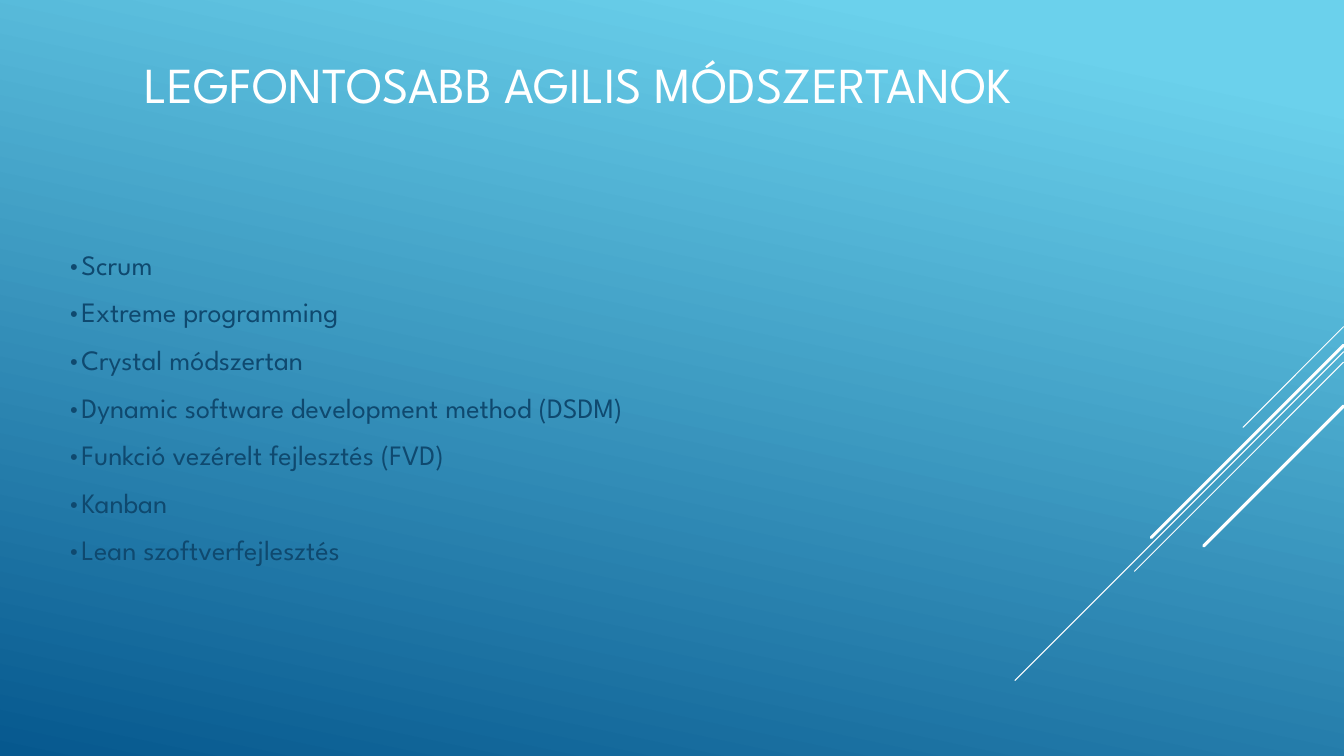
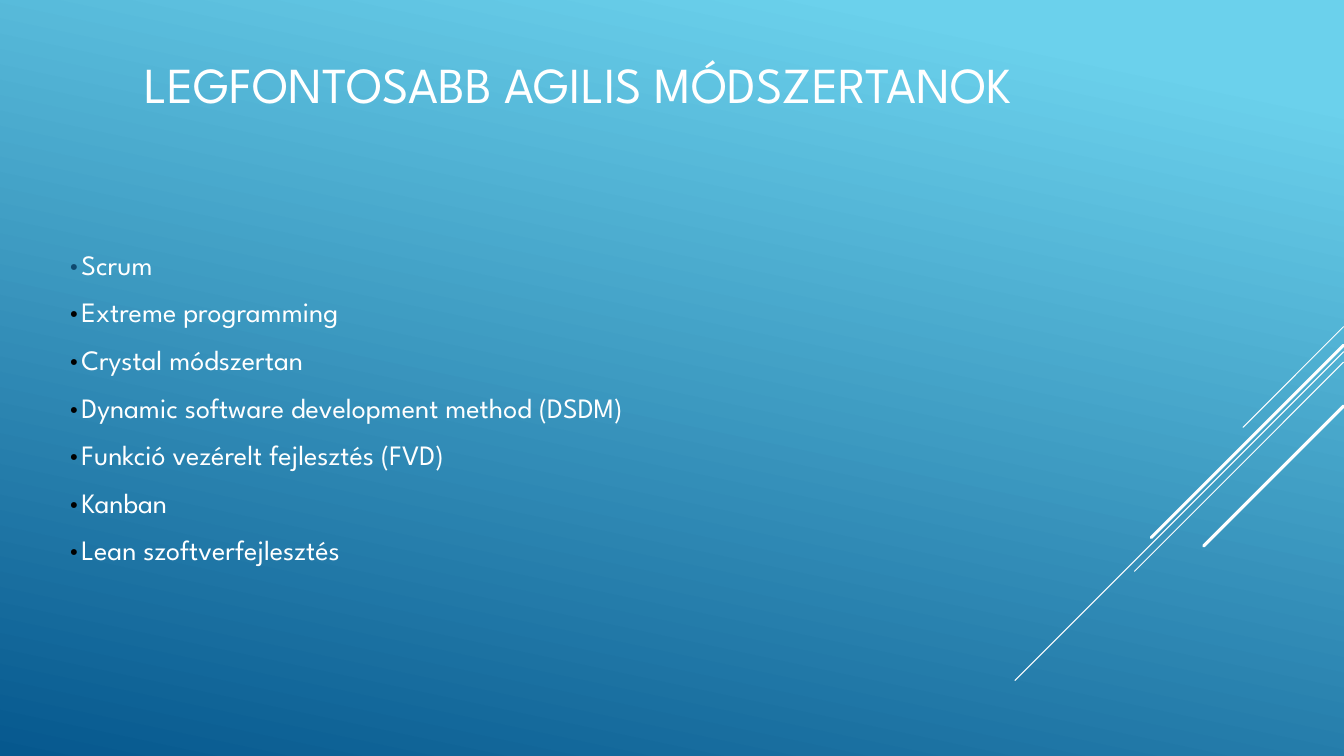
Before and after one commit to gutibalintka/iktppt, a slide deck: slide 5 of Agilis modell.pptx (slide 4 before the commit). Drawn at 1344x756 pixels with LibreOffice and Linux fonts; fonts in the diff are those of the drawing. Boxes give left, top, right and bottom in pixels: in the first picture for what was removed or moved away, otherwise in the second. Text is boxed around its words. In the diff, an @@ line names an element or a change of style, - is before the commit and + after.

Commit message:
Add files via upload
agilis jelentése, előnyei, hátrányai

```diff
--- a/Agilis modell.pptx
+++ b/Agilis modell.pptx
@@ text "•Scrum" at [67, 256, 623, 566]: text colour #0F496F to #FFFFFF; text colour #0F496F to #000000 in "•Extreme", "•Crystal", "•Dynamic", "•Funkció" and 2 more places @@
```
Also in this commit, not shown: 2 other slides changed, 4 slides added.
